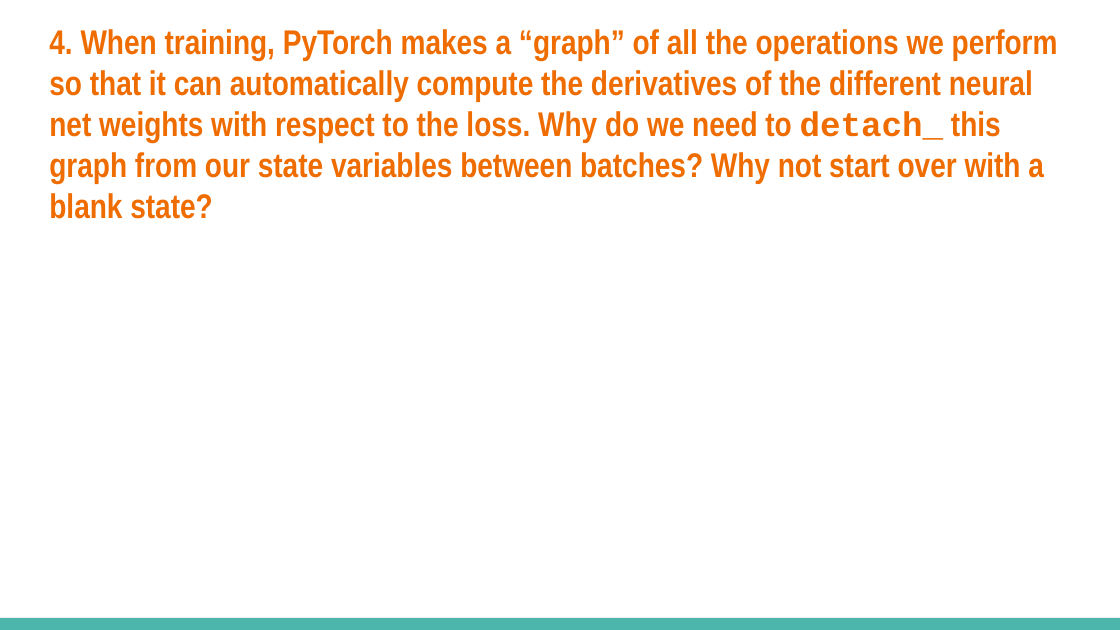
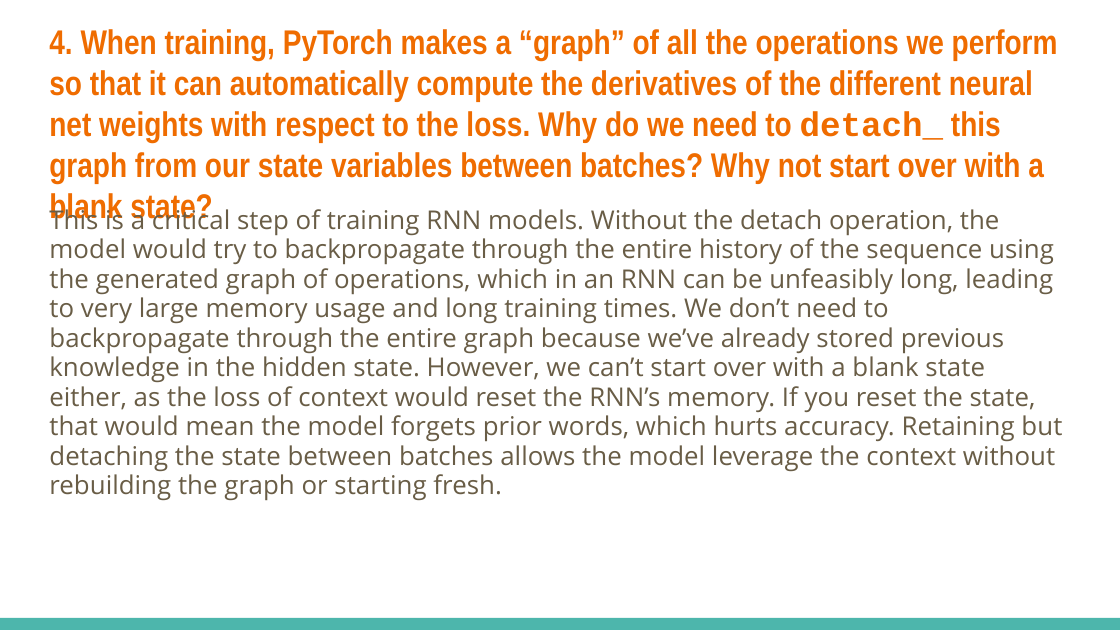
Before and after one commit to eding42/ece157b-hw1, a slide deck: slide 5 of Homework_1_Template.pptx. Drawn at 1120x630 pixels with LibreOffice and Linux fonts; fonts in the diff are those of the drawing. Boxes give left, top, right and bottom in pixels: in the first picture for what was removed or moved away, otherwise in the second. Text is boxed around its words. In the diff, an @@ line names an element or a change of style, - is before the commit and + after.

```diff
--- a/Homework_1_Template.pptx
+++ b/Homework_1_Template.pptx
@@ text added at [49,205,1062,501], 16.6 pt, text #695D46 @@
+This is a critical step of training RNN models. Without the detach operation, the model would try to backpropagate through the entire history of the sequence using the generated graph of operations, which in an RNN can be unfeasibly long, leading to very large memory usage and long training times. We don’t need to backpropagate through the entire graph because we’ve already stored previous knowledge in the hidden state. However, we can’t start over with a blank state either, as the loss of context would reset the RNN’s memory. If you reset the state, that would mean the model forgets prior words, which hurts accuracy. Retaining but detaching the state between batches allows the model leverage the context without rebuilding the graph or starting fresh.
```
Also in this commit, not shown: 1 other slide changed, 1 other file.
